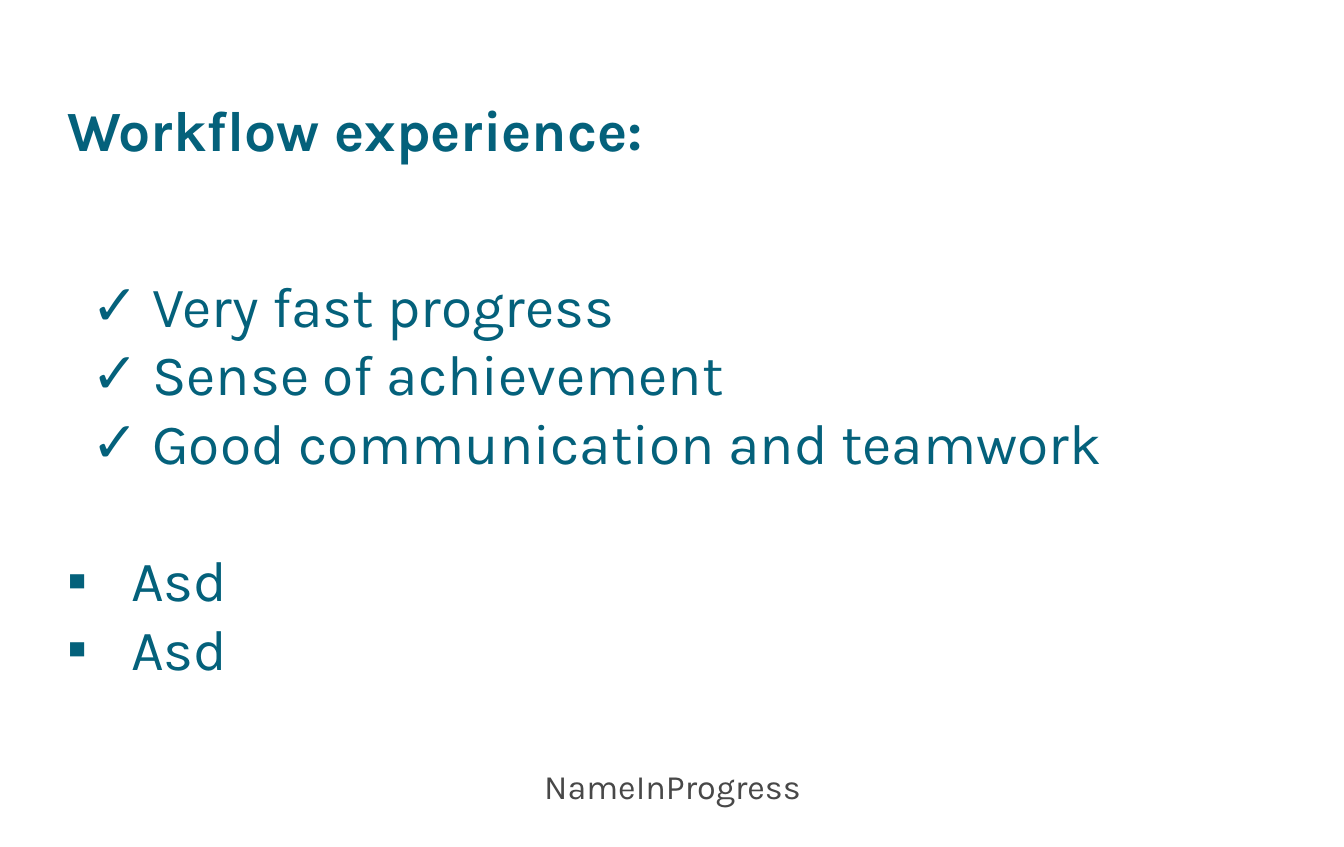
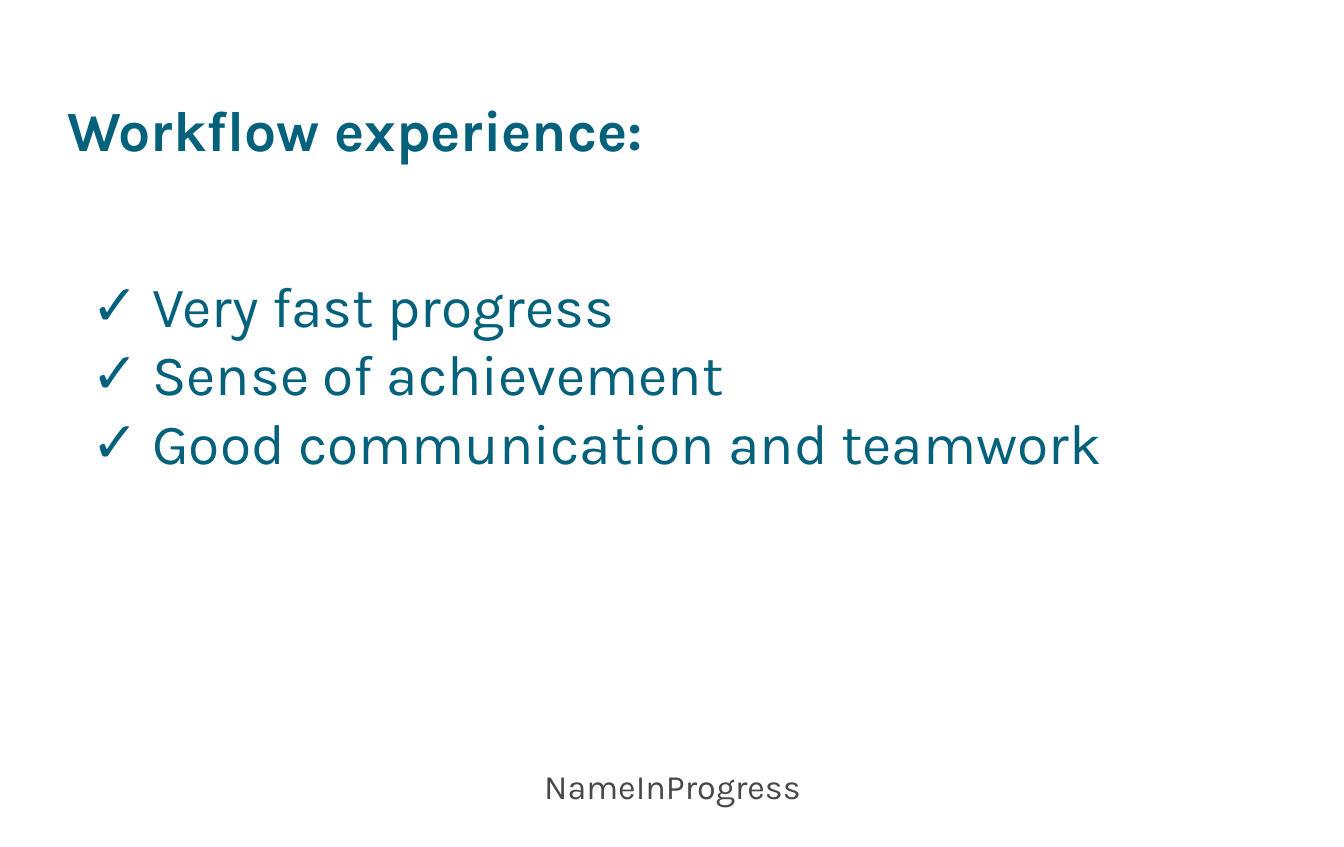
Before and after one commit to AntalKinceli/CodeCool-Labirinth, a slide deck: slide 5 of NameInProgressLabyrinth.odp. Drawn at 1344x847 pixels with LibreOffice and Linux fonts; fonts in the diff are those of the drawing; background and template pictures are left out. Boxes give left, top, right and bottom in pixels: in the first picture for what was removed or moved away, otherwise in the second. Text is boxed around its words. In the diff, an @@ line names an element or a change of style, - is before the commit and + after.

Commit message:
fixed ppt

```diff
--- a/NameInProgressLabyrinth.odp
+++ b/NameInProgressLabyrinth.odp
@@ subtitle at <box>131,562,227,671</box>: paragraphs removed @@
-  ▪ Asd
-  ▪ Asd
```
